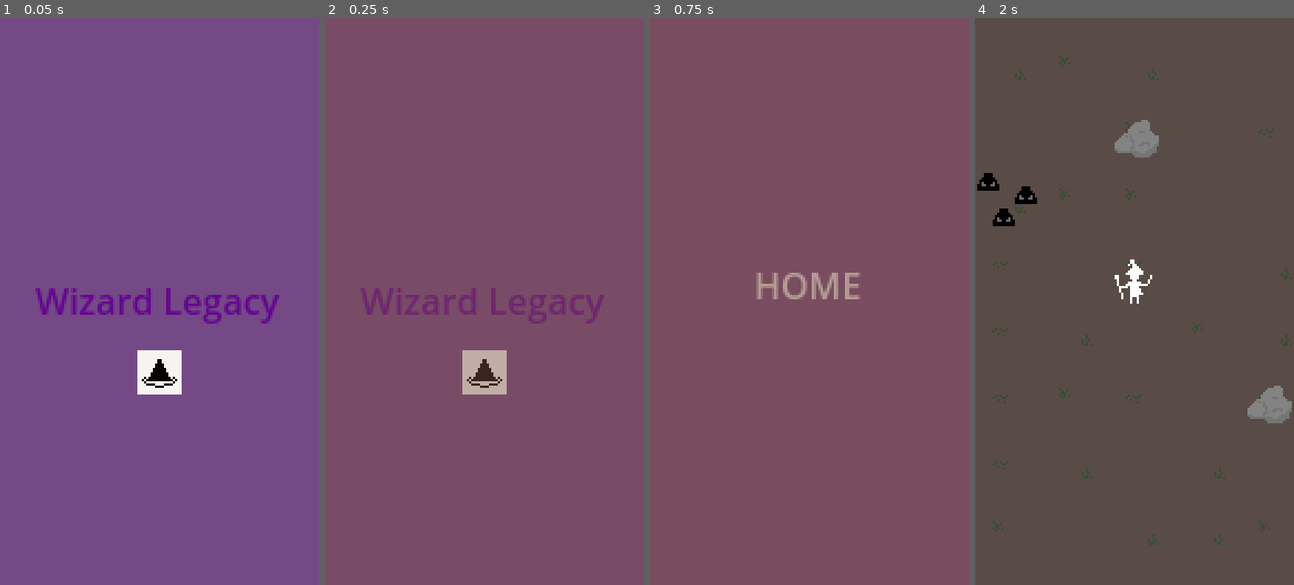
Above: before the commit, frames 1-4 (left to right).
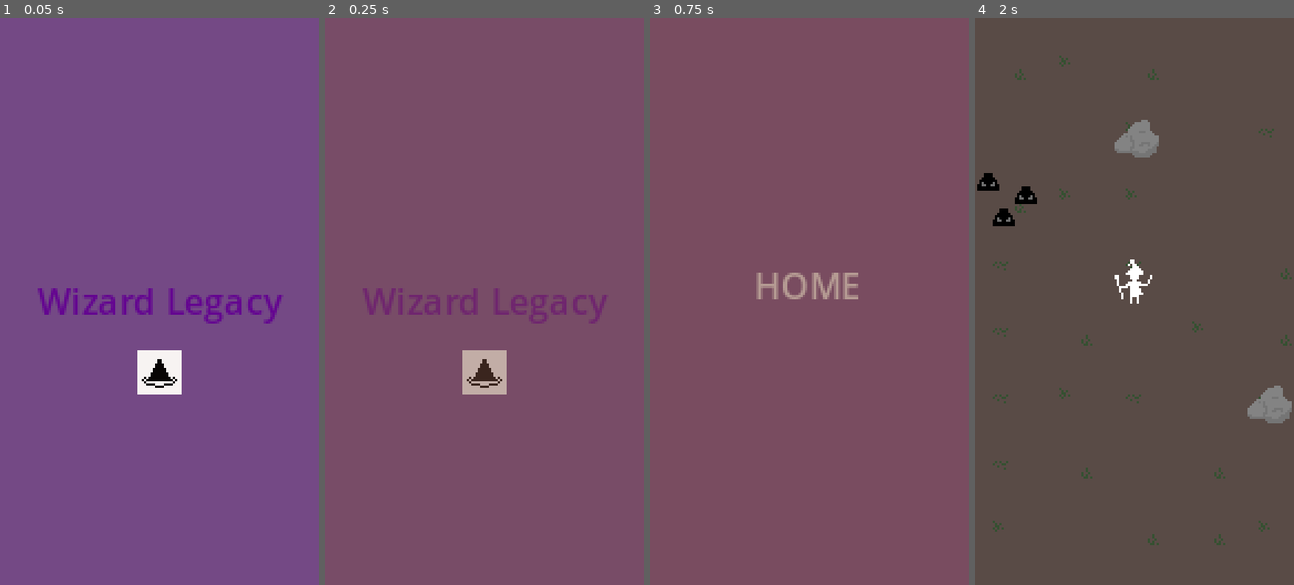
Above: after the commit, the same moments.

Repository: polyarik/wizard-legacy
Game: Godot game, scene res://scenes/main.tscn
Two runs of this game, one before a commit and one after it. Both use one fixed random seed, a clock stepped at 60 frames per second and the inputs below.
Inputs (mouse positions are in pixels of both pictures, inside the frame that each line leads up to):
- Up to frame 1 (0.05 s): no input
- Up to frame 2 (0.25 s): no input
- Up to frame 3 (0.75 s): move the mouse to (879, 273) at 0.52 s; hold Right (ui_right) from 0.53 s (still down); click (879, 273) at 0.67 s
- Up to frame 4 (2 s): release Right (ui_right) at 1.25 s; drag from (1070, 329) to (1137, 295) at 1.27 s

The runs differ from the first frame. In frame 1, 1.1% of the frame differs, in the area x 11-89%, y 47-54%; in frame 2, 0.5%; in frame 3, 0.2%; in frame 4, nothing differs.

Commit message:
✨ switch physics engine from GodotPhysics2D to Box2D

Diff:
--- a/project.godot
+++ b/project.godot
@@ -40,6 +40,10 @@
 window/handheld/orientation=1
 window/vsync/vsync_mode=0
 window/emulate_touch_from_mouse=true
+
+[gui]
+
+theme/default_font_subpixel_positioning=0
 
 [importer_defaults]
 
@@ -106,6 +110,12 @@
 2d_physics/layer_3="Enemy"
 2d_physics/layer_4="Projectile"
 
+[physics]
+
+2d/run_on_separate_thread=true
+3d/run_on_separate_thread=true
+2d/physics_engine="Box2D"
+
 [rendering]
 
 textures/canvas_textures/default_texture_filter=0
--- a/scenes/location/characters/player/player.tscn
+++ b/scenes/location/characters/player/player.tscn
@@ -154,7 +154,6 @@
 offset = Vector2(0, -3)
 hframes = 2
 vframes = 3
-frame = 2
 
 [node name="PlayerAnimations" type="AnimationPlayer" parent="."]
 libraries = {
--- a/scenes/location/hud/joystick/virtual_joystick.tscn
+++ b/scenes/location/hud/joystick/virtual_joystick.tscn
@@ -1,4 +1,4 @@
-[gd_scene load_steps=4 format=3]
+[gd_scene load_steps=4 format=3 uid="uid://bgq1ffhqmag8j"]
 
 [ext_resource type="Texture2D" uid="uid://c13dhmpklvcb4" path="res://scenes/location/hud/joystick/textures/joystick_base_outline.png" id="1"]
 [ext_resource type="Script" path="res://scenes/location/hud/joystick/virtual_joystick.gd" id="1_ypvca"]
--- a/scenes/location/locations/test_location.gd
+++ b/scenes/location/locations/test_location.gd
@@ -3,3 +3,4 @@
 
 func _enter_tree() -> void:
 	location_name = "Test"
+	#enemy_spawn_cooldown = 0.2
--- a/scenes/location/static/rock.tscn
+++ b/scenes/location/static/rock.tscn
@@ -9,7 +9,7 @@
 modulate = Color(0, 1, 0, 1)
 position = Vector2(0, 3)
 rotation = 1.5708
-polygon = PackedVector2Array(5.99999, -2.00002, 5.99998, -6.00002, 3.99997, -8.00002, 0.999964, -10, -4.00004, -9.99999, -6.00002, -5.99998, -4.99998, 5.00002, 3.62396e-05, 10, 2.00004, 9.99999, 3.00003, 8.99999, 4.00002, 4.99999)
+polygon = PackedVector2Array(5.99999, -2.00002, 5.99998, -6.00002, 3.99997, -8.00002, 0.999967, -9, -4.00003, -8.99999, -5.00002, -5.99998, -3.99998, 5.00001, 3.62396e-05, 10, 2.00004, 9.99999, 3.00003, 6.99999, 4.00001, 3.99999)
 
 [node name="Sprite" type="Sprite2D" parent="."]
 position = Vector2(1.07288e-05, 0)
Not shown, added: addons/godot-box2d/LICENSE.txt
Not shown, added: addons/godot-box2d/THIRDPARTY.txt
Not shown, added: addons/godot-box2d/CHANGELOG.md
Not shown, added: addons/godot-box2d/bin/libgodot-box2d.android.template_debug.arm64.so
Not shown, added: addons/godot-box2d/bin/libgodot-box2d.android.template_debug.x86_64.so
Not shown, added: addons/godot-box2d/bin/libgodot-box2d.android.template_release.arm64.so
Not shown, added: addons/godot-box2d/bin/libgodot-box2d.android.template_release.x86_64.so
Not shown, added: addons/godot-box2d/bin/libgodot-box2d.ios.template_debug.arm64.dylib
Not shown, added: addons/godot-box2d/bin/libgodot-box2d.ios.template_release.arm64.dylib
Not shown, added: addons/godot-box2d/bin/libgodot-box2d.linux.template_debug.x86_64.so
Not shown, added: addons/godot-box2d/bin/libgodot-box2d.linux.template_release.x86_64.so
Not shown, added: addons/godot-box2d/bin/libgodot-box2d.macos.template_debug.framework/Resources/Info.plist
(and 18 more such lines)
